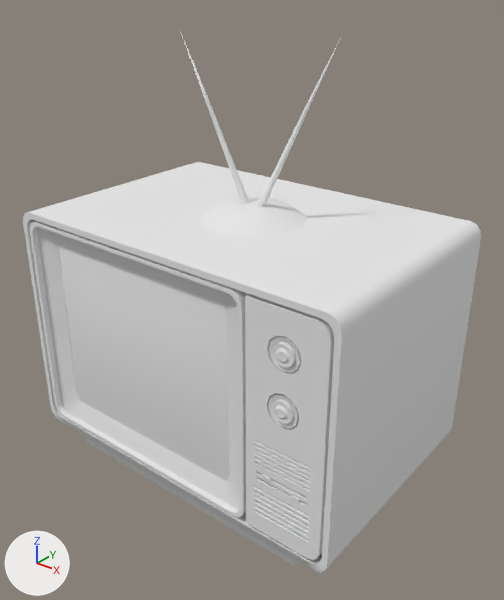
A saved change to the OBJ model ProyectoFinal/ProyectoFinal/Models/TV/old_tv.obj.
Camera for both pictures: a camera (50 mm lens) standing at (3.29, -4.04, 4.0) and looking at (0.12, -0.07, 1.54). Lighting does not change. The marker at lower left points along +X, +Y and +Z. Where no turn or scale is listed for an object, it has been applied to the vertices. Vertices at the same position are counted once.

Names of what the first picture shows: 'TV_television'.
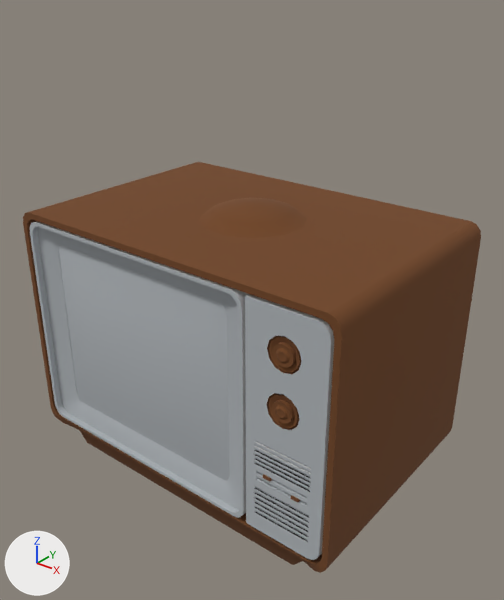
What changed in the scene script:
```text
Add img_wood_png:
    img_wood_png = load_image('wood.png', 'wood.png', 256, 256, 'sRGB')
Add img_metal_png:
    img_metal_png = load_image('metal.png', 'metal.png', 512, 512, 'sRGB')
Add img_black_png:
    img_black_png = load_image('black.png', 'black.png', 512, 512, 'sRGB')
Add mat_lambert2sg:
    mat_lambert2sg = principled_material('lambert2SG')
    mat_lambert2sg.texture = img_wood_png
    mat_lambert2sg.roughness = 1.0
Add mat_lambert3sg:
    mat_lambert3sg = principled_material('lambert3SG')
    mat_lambert3sg.texture = img_metal_png
    mat_lambert3sg.roughness = 1.0
Add mat_initialshadinggroup:
    mat_initialshadinggroup = principled_material('initialShadingGroup')
    mat_initialshadinggroup.base_color = (0.5, 0.5, 0.5)  # grey #bcbcbc
    mat_initialshadinggroup.roughness = 1.0
Add mat_lambert4sg:
    mat_lambert4sg = principled_material('lambert4SG')
    mat_lambert4sg.texture = img_black_png
    mat_lambert4sg.roughness = 1.0
Change me_tv_television:
    used by ob_tv_television; location = (0.0, 0.0, 0.0)
    remove me_tv_television.from_pydata(...)  # 723 vertices, 637 faces; spans x -1.51..1.51, y -1.02..1.0, z 0.0..3.56
    remove me_tv_television.materials.append(mat_metal)  # white #e7e7e7
    add me_tv_television.from_pydata(...)  # 673 vertices, 589 faces; spans x -1.51..1.51, y -1.02..1.0, z 0.0..2.33
    me_tv_television part 1: the loose piece of 25 vertices spanning x 0.1..0.61, y -0.04..0.31, z 2.27..3.56 is deleted
    me_tv_television part 2: the loose piece of 25 vertices spanning x -0.53..0.07, y -0.11..0.02, z 2.27..3.56 is deleted
    me_tv_television part 3: 20 faces spanning x 0.88..1.35, y -1.0..-0.99, z 0.42..0.99 switch from mat_black (white #e7e7e7) to mat_lambert4sg (picture img_black_png)
    me_tv_television part 4: 48 faces spanning x 0.98..1.25, y -1.0..-0.98, z 1.26..1.95 switch from mat_black (white #e7e7e7) to mat_lambert2sg (picture img_wood_png)
    me_tv_television part 5: 91 faces spanning x 0.81..1.44, y -1.0..-0.89, z 0.27..2.13 switch from mat_black (white #e7e7e7) to mat_lambert3sg (picture img_metal_png)
    me_tv_television part 6: 14 faces spanning x 0.81..1.44, y -1.0..-0.89, z 0.27..2.13 switch from mat_black (white #e7e7e7) to mat_initialshadinggroup (grey #bcbcbc)
    me_tv_television part 7: 17 faces spanning x -1.22..0.57, y -0.99..-0.9, z 0.44..1.96 switch from mat_blue (white #e7e7e7) to mat_lambert3sg (picture img_metal_png)
    me_tv_television part 8: 131 faces spanning x -1.51..1.51, y -1.0..1.0, z 0.0..2.33 switch from mat_red (white #e7e7e7) to mat_lambert2sg (picture img_wood_png)
    me_tv_television part 9: 48 faces spanning x -1.44..0.78, y -1.0..-0.88, z 0.27..2.13 switch from mat_red (white #e7e7e7) to mat_lambert3sg (picture img_metal_png)
    me_tv_television part 10: 16 faces spanning x -1.44..0.78, y -1.0..-0.88, z 0.27..2.13 switch from mat_red (white #e7e7e7) to mat_initialshadinggroup (grey #bcbcbc)
    me_tv_television part 11: 156 faces spanning x 0.96..1.26, y -1.02..-0.98, z 0.73..1.93 switch from mat_dark (white #e7e7e7) to mat_lambert2sg (picture img_wood_png)
    me_tv_television part 12: 48 faces spanning x -1.42..0.76, y -0.95..-0.88, z 0.29..2.11 switch from mat_while (white #e7e7e7) to mat_lambert3sg (picture img_metal_png)
```

What differs and where, as boxes [x1, y1, x2, y2] in the pictures (504 x 600 px):
'TV_television', reshaped (25% shorter)
    before: [23, 28, 481, 573]
    after: [23, 162, 481, 573]
part 1 of me_tv_television, deleted
    before: [257, 38, 341, 207]
part 2 of me_tv_television, deleted
    before: [179, 28, 249, 204]
part 3 of me_tv_television, recoloured (white to grey)
    both: [254, 450, 311, 542]
part 4 of me_tv_television, recoloured (grey to brown)
    both: [266, 336, 302, 430]
part 5 of me_tv_television, recoloured
    both: [245, 296, 331, 560]
part 6 of me_tv_television, recoloured
    both: [246, 294, 334, 557]
part 7 of me_tv_television, recoloured
    both: [59, 246, 230, 481]
part 8 of me_tv_television, recoloured (white to brown)
    both: [23, 162, 481, 573]
part 9 of me_tv_television, recoloured (white to grey)
    both: [30, 222, 243, 518]
part 10 of me_tv_television, recoloured
    both: [33, 221, 248, 515]
part 11 of me_tv_television, recoloured (grey to brown)
    both: [263, 336, 301, 502]
part 12 of me_tv_television, recoloured
    both: [38, 227, 240, 509]
